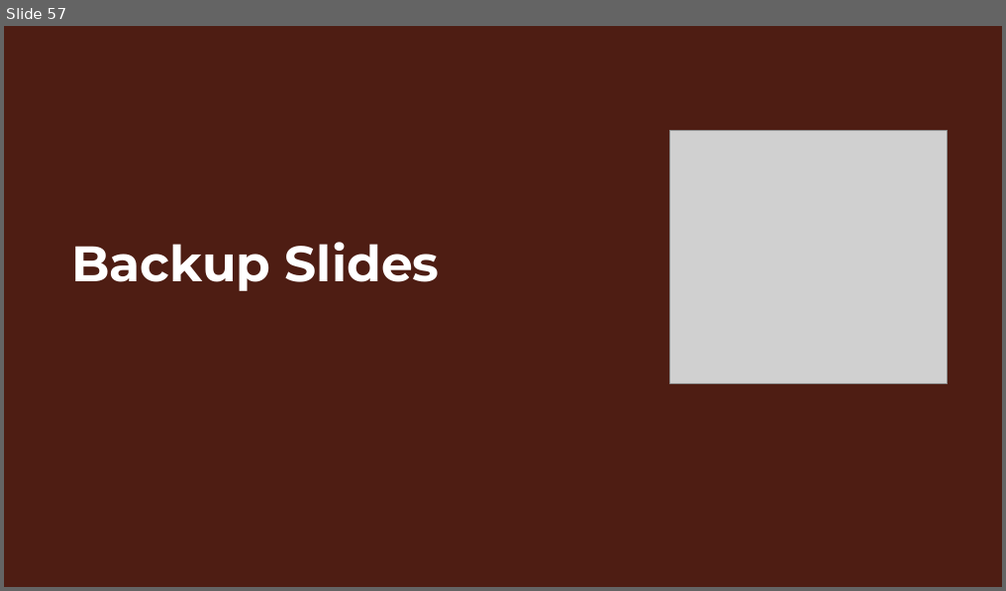
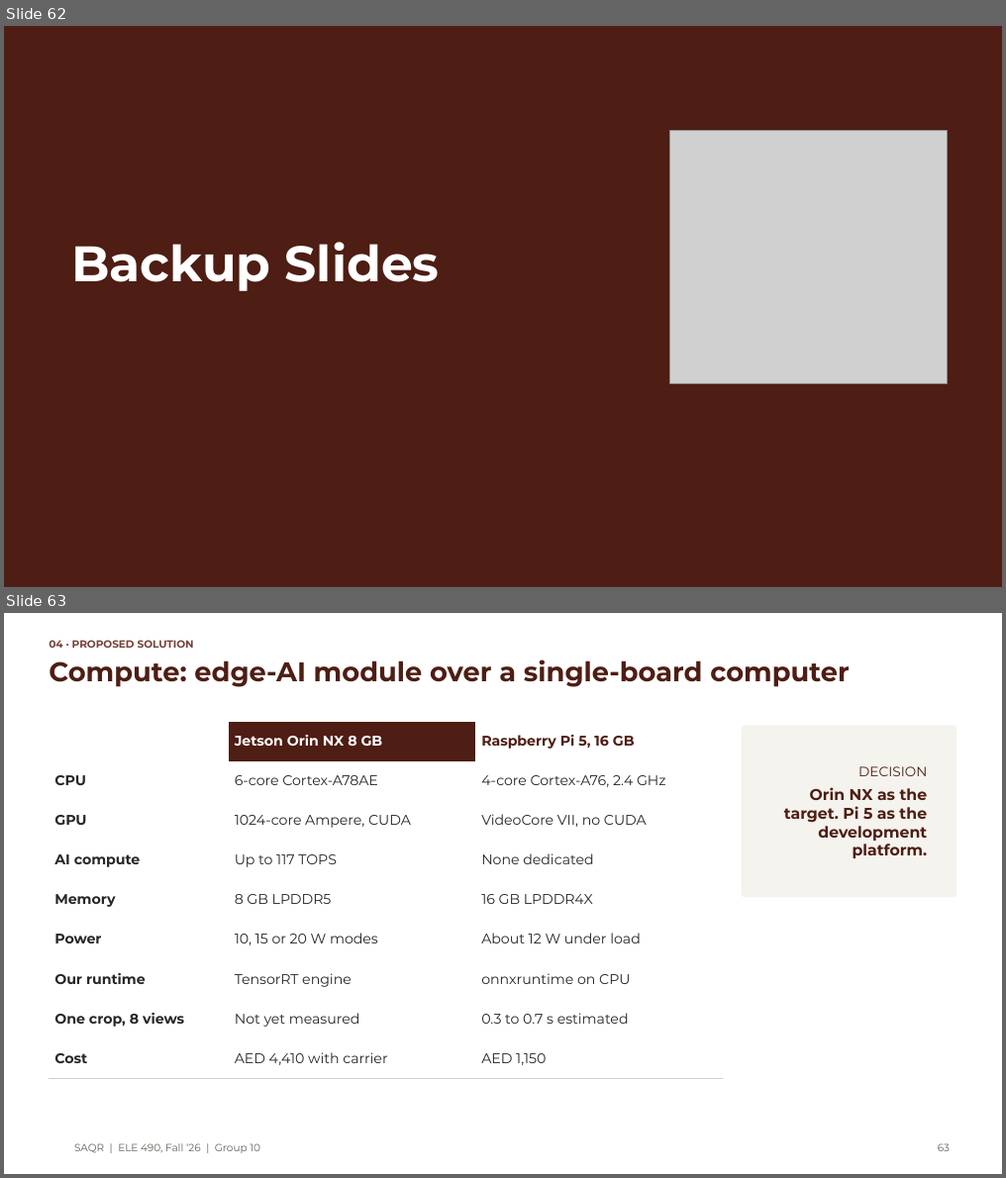
Before and after one commit to MASAR-AUS/SAQR, a slide deck: SAQR CMP490 Presentation.pptx. Shown one above the other, each under a label of ours: slide 57 before the commit, slides 62 and 63 after it. The pictures are 1006x591 and 1006x1178 pixels, drawn with LibreOffice and Linux fonts; fonts in the diff are those of the drawing; grey boxes stand for pictures; background and template pictures are left out. Boxes give left, top, right and bottom in pixels: in the first picture for what was removed or moved away, otherwise in the second. Text is boxed around its words. In the diff, an @@ line names an element or a change of style, - is before the commit and + after.

Commit message:
Hardware Section Changes
-Addition of marketing and engineering req's
-Concept table
-System architecture
-cad
-testing

```diff
--- a/SAQR CMP490 Presentation.pptx
+++ b/SAQR CMP490 Presentation.pptx
@@ slide 63 added at (4,613,1002,1174), background #FFFFFF @@
@@ text added at (49,640,194,648), 10 pt, text #75413A, bold @@
+04 · PROPOSED SOLUTION
@@ title added at (49,660,848,687), 26 pt, text #4E1D13, bold @@
+Compute: edge-AI module over a single-board computer
@@ table added at (49,722,723,1078), 9 rows, 3 columns @@
+ | Jetson Orin NX 8 GB | Raspberry Pi 5, 16 GB
+CPU | 6-core Cortex-A78AE | 4-core Cortex-A76, 2.4 GHz
+GPU | 1024-core Ampere, CUDA | VideoCore VII, no CUDA
+AI compute | Up to 117 TOPS | None dedicated
+Memory | 8 GB LPDDR5 | 16 GB LPDDR4X
+Power | 10, 15 or 20 W modes | About 12 W under load
+Our runtime | TensorRT engine | onnxruntime on CPU
+One crop, 8 views | Not yet measured | 0.3 to 0.7 s estimated
+Cost | AED 4,410 with carrier | AED 1,150
@@ rounded rectangle added at (742,725,957,897), fill #F4F3EE @@
@@ text added at (784,787,928,859), 15 pt, text #4E1D13, bold @@
+Orin NX as the target. Pi 5 as the development platform.
@@ text added at (858,766,927,776), 13 pt, text #4E1D13 @@
+DECISION
@@ text added at (74,1144,260,1154), 10 pt, text #665F59 @@
+SAQR | ELE 490, Fall ‘26 | Group 10
@@ page number added at (938,1144,949,1152), 10 pt, text #665F59 @@
+63
@@ what was slide 57 is now slide 62 @@
```
Also in this commit, not shown: 1 slide changed, 5 other slides added.
